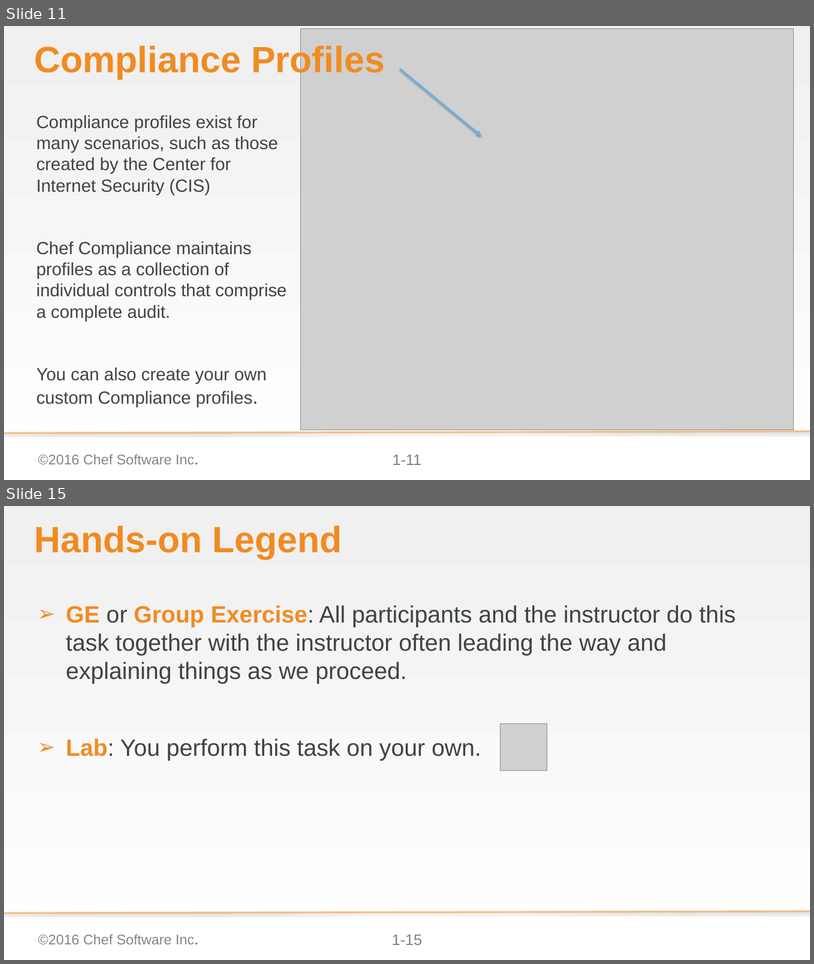
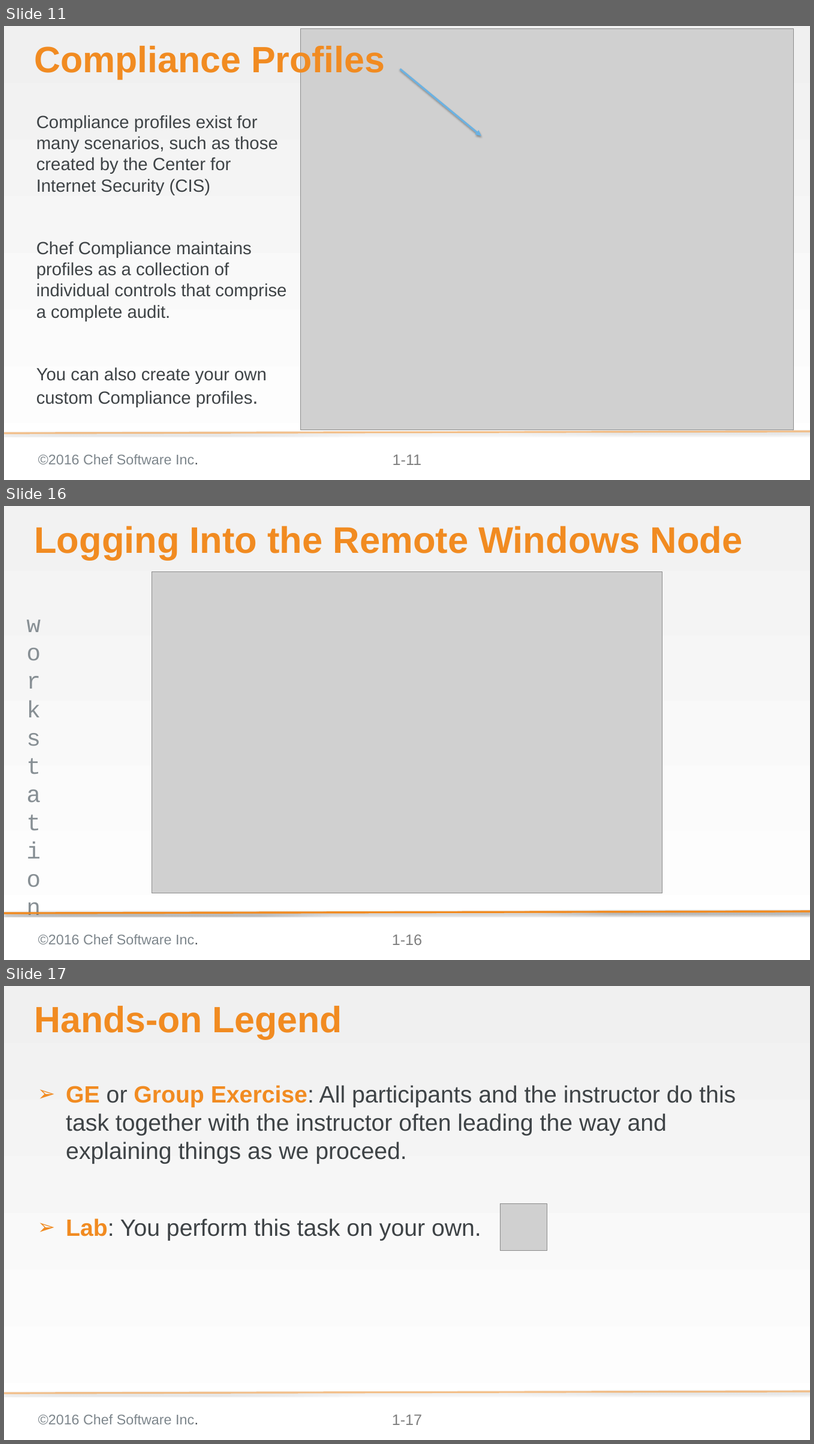
Before and after one commit to bchamby/chef-compliance-installation-configuration-operation, a slide deck: 01-Intro.pptx. Shown one above the other, each under a label of ours: slides 11 and 15 before the commit, slides 11, 16 and 17 after it; the slides between them are not shown. The pictures are 814x964 and 814x1444 pixels, drawn with LibreOffice and Linux fonts; fonts in the diff are those of the drawing; grey boxes stand for pictures; background and template pictures are left out. Boxes give left, top, right and bottom in pixels: in the first picture for what was removed or moved away, otherwise in the second. Text is boxed around its words. In the diff, an @@ line names an element or a change of style, - is before the commit and + after.

```diff
--- a/01-Intro.pptx
+++ b/01-Intro.pptx
@@ slide 16 added at [4, 506, 810, 960], background gradient #F2F2F2 to #FFFFFF; not listed: 3 template elements that a slide beside it also shows @@
@@ title added at [34, 526, 743, 560], 58.7 pt, text #F18B21, bold @@
+Logging Into the Remote Windows Node
@@ picture added at [152, 572, 663, 893] @@
@@ text added at [17, 613, 50, 916], 37.3 pt, text #878F94 @@
+workstation
@@ line added from (810, 911) to (4, 913), #F18B21 3 pt @@
@@ what was slide 15 is now slide 17 @@
@@ page number at [392, 1414, 422, 1425]: text changed @@
-1-15
+1-17
```
Also in this commit, not shown: 6 slides changed, 1 other slide added.
